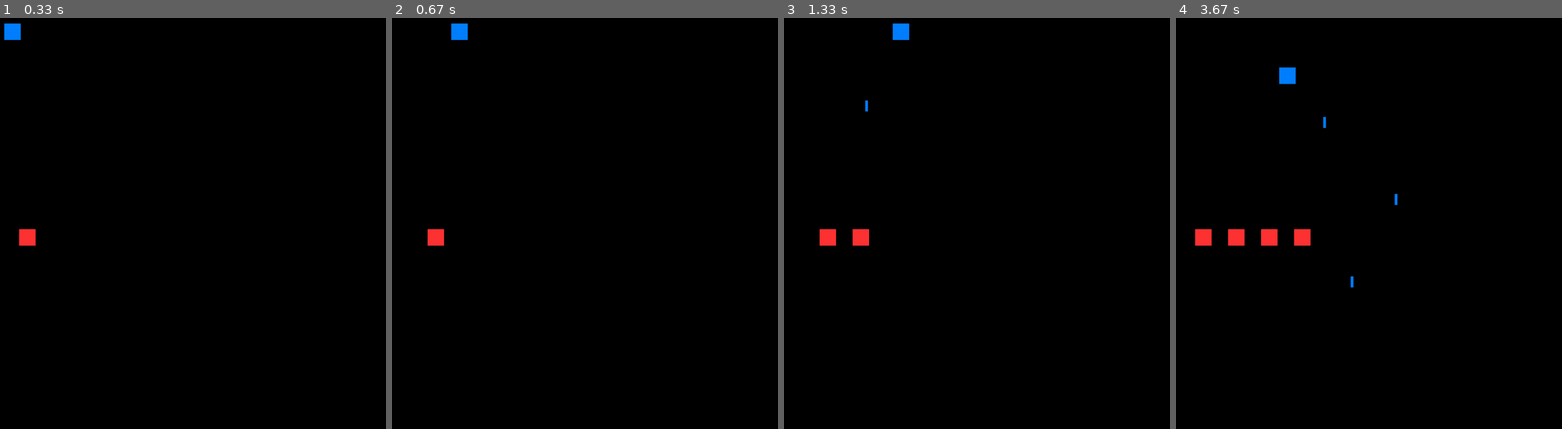
Above: before the commit, frames 1-4 (left to right).
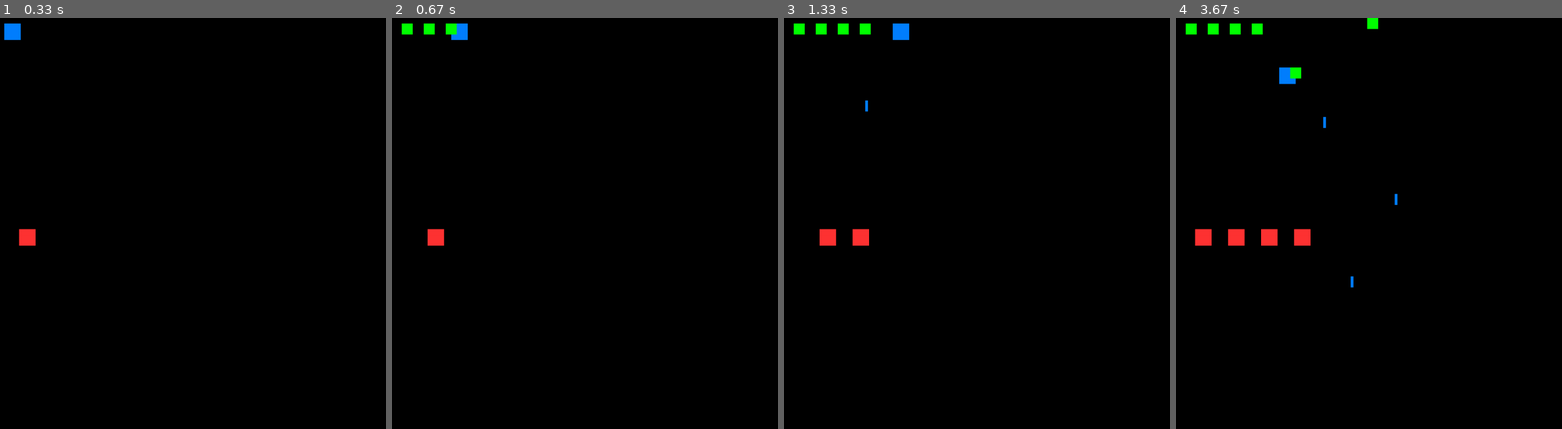
Above: after the commit, the same moments.

Repository: JasZhe/Tower-Defense
Game: pygame game, started from game.py
The game is run twice, just before and just after one commit, with the same random seed, the same clock (stepped at 60 frames per second) and the same inputs.
Inputs:
- Up to frame 1 (0.33 s): no input
- Up to frame 2 (0.67 s): hold T from 0.33 s (still down); hold Right from 0.33 s (still down)
- Up to frame 3 (1.33 s): release T at 0.8 s; release Right at 0.8 s; tap Space at 0.83, 1.23 s; hold Right from 1.17 s (still down)
- Up to frame 4 (3.67 s): tap Space at 1.53, 1.73, 2.07, 2.37, 2.57, 2.87, 3.13, 3.47 s; release Right at 1.63 s; hold Up 1.67-1.97 s; hold Right 2-2.47 s; tap T at 2.15, 3.55 s; hold Left 2.5-3.03 s; hold Down 3.07-3.37 s; hold Left from 3.4 s (still down)

Frame 1 is identical in both runs. In frame 2, 0.3% of the frame differs, in the area x 2-17%, y 1-5%; in frame 3, 0.3%; in frame 4, 0.5%, in the area x 2-53%, y 0-15%.

Commit message:
added basic towers (don't do anything yet)

Diff:
--- a/game.py
+++ b/game.py
@@ -131,15 +131,19 @@
 
 class Tower(object):
 
-    def __init__(self, pos, colour, max_range, damage, cost):
-        self.colour = colour
-        self.max_range = max_range
+    def __init__(self, pos, colour, max_range, damage, cost, size):
+        space_between = 40
+        self.type = colour # Each tower type will have a different colour
+        self.max_range = max_range  # Range is the radius
         self.damage = damage
         self.cost = cost
-
+        self.body = pygame.Rect(pos, size)
+        self.outer_body = pygame.Rect((pos[0] - self.body.width, pos[1] - self.body.height),
+            (self.body.width + space_between, self.body.height + space_between))
 
 BLUE = (0, 128, 255)
 RED = (255, 51, 51)
+GREEN = (0, 255, 0)
 BLACK = (0, 0, 0)
 frame_rate = 30
 tick_speed = 300
@@ -163,6 +167,12 @@
 bullet_list = []
 last_shot = 0
 SHOT_DELAY = 500
+
+tower_list = []
+tower_damage = {GREEN : 5}
+tower_cost = {GREEN : 10}
+tower_size = {GREEN : (20, 20)}
+tower_range = {GREEN : 20}
 
 while True:
     for event in pygame.event.get():
@@ -193,8 +203,23 @@
             bullet_list.append(Bullet((0, 10),(player.body.x, player.body.y), BLUE, height))
             last_shot = now
 
+    if pressed[pygame.K_t]:
+        temp = Tower((player.body.x, player.body.y), GREEN, tower_range[GREEN],
+            tower_damage[GREEN], tower_cost[GREEN], tower_size[GREEN])
+        placeable = 1
+        for tower in tower_list:
+            if temp.body.colliderect(tower.outer_body):
+                placeable = 0
+                break
+        if placeable:
+            tower_list.append(temp)
+
+
     screen.fill(BLACK)
     pygame.draw.rect(screen, player.colour, player.body)
+
+    for tower in tower_list:
+        pygame.draw.rect(screen, tower.type, tower.body)
 
     # If the player made a shot draw the bullet
     for bullet in bullet_list:
